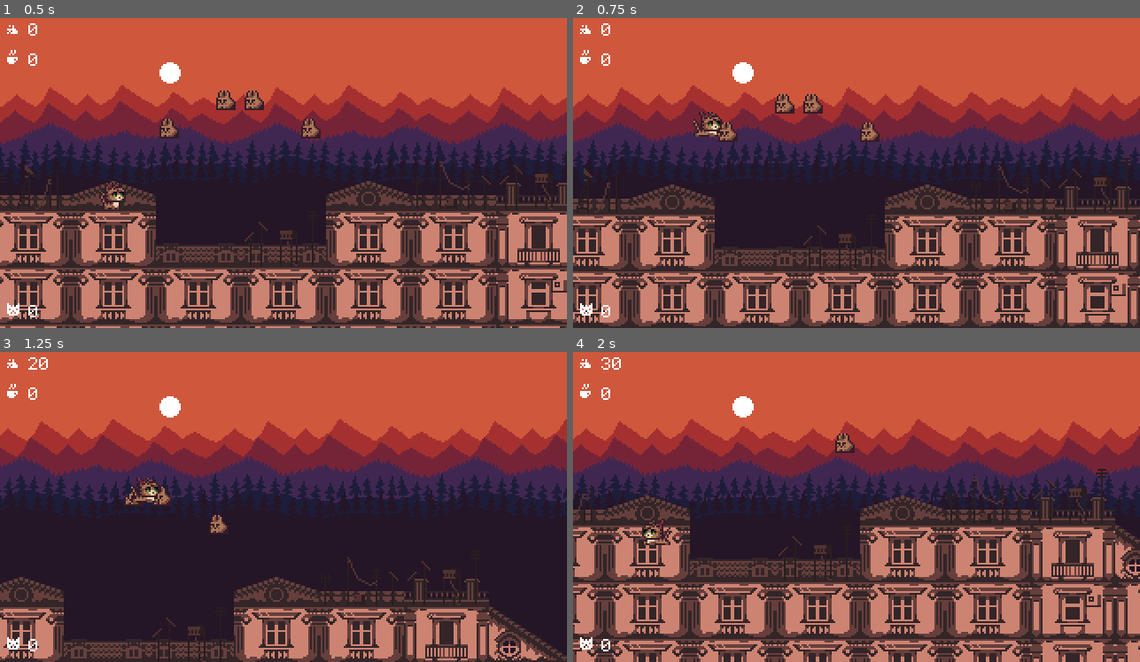
Above: before the commit, frames 1-4 (two rows, left to right).
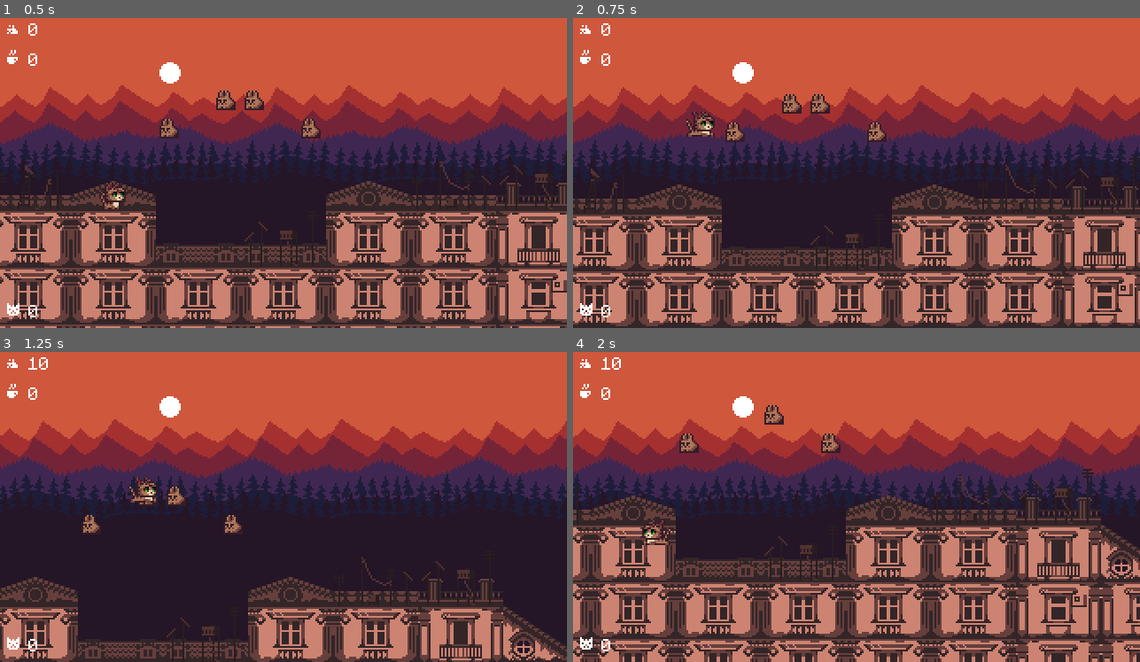
Above: after the commit, the same moments.

Repository: darkgraycat/marcy-runner-gd
Game: Godot game, scene res://scenes/main/main.tscn
Two runs of this game, one before a commit and one after it. Both use one fixed random seed, a clock stepped at 60 frames per second and the inputs below.
Inputs:
- Up to frame 1 (0.5 s): no input
- Up to frame 2 (0.75 s): hold W (move_right) from 0.53 s (still down); hold Space (jump) from 0.53 s (still down)
- Up to frame 3 (1.25 s): keep holding W (move_right); keep holding Space (jump)
- Up to frame 4 (2 s): release W (move_right) at 1.28 s; release Space (jump) at 1.28 s; hold Q (move_left) from 1.28 s (still down); tap Space (jump) at 1.35, 1.52, 1.82 s

Frame 1 is identical in both runs. In frame 2, 21% of the frame differs, in the area x 0-100%, y 21-100%; in frame 3, 16%; in frame 4, 33%, in the area x 0-100%, y 1-100%.

Commit message:
: create reusable movement component

Diff:
--- a/project.godot
+++ b/project.godot
@@ -64,6 +64,7 @@
 "res://assets/": "pink",
 "res://resources/": "teal",
 "res://scenes/": "orange",
+"res://scenes/components/": "gray",
 "res://scenes/entities/": "red",
 "res://scripts/": "blue",
 "res://shaders/": "purple"
--- a/scenes/components/movement/movement.gd
+++ b/scenes/components/movement/movement.gd
@@ -3,12 +3,24 @@
 @export var direction: Vector2 = Vector2.ZERO
 @export var target_speed: float = 50
 @export var acceleration: float = 0.5
+@export var apply_gravity: bool = false
 
-@onready var actor: CharacterBody2D = get_parent()
+@onready var parent: CharacterBody2D = get_parent()
 
 func _physics_process(delta: float) -> void:
-	actor.velocity = actor.velocity.lerp(
-		direction * target_speed,
+	parent.velocity.x = lerp(
+		parent.velocity.x,
+		direction.x * target_speed,
 		acceleration * delta
 	)
-	actor.move_and_slide()
+
+	if !apply_gravity:
+		parent.velocity.y = lerp(
+			parent.velocity.y,
+			direction.y * target_speed,
+			acceleration * delta
+		)
+	elif !parent.is_on_floor():
+		parent.velocity.y += Global.GRAVITY * delta
+
+	parent.move_and_slide()
--- a/scenes/entities/enemy/enemy.drone.tscn
+++ b/scenes/entities/enemy/enemy.drone.tscn
@@ -78,11 +78,11 @@
 hurbox_area_2d = NodePath("Area2D")
 effect = ExtResource("2_xouic")
 
-[node name="Movement" type="Node" parent="."]
+[node name="Movement2" type="Node" parent="."]
 script = ExtResource("3_y7108")
 direction = Vector2(-1, 0)
 acceleration = 0.3
-metadata/_custom_type_script = "uid://u61t4c5hvvtx"
+metadata/_custom_type_script = "uid://dog1hf54j6bcp"
 
 [node name="Sprite2D" type="Sprite2D" parent="."]
 position = Vector2(0, -4)
--- a/scenes/entities/player/player.gd
+++ b/scenes/entities/player/player.gd
@@ -1,10 +1,13 @@
 class_name Player extends CharacterBody2D
 
+## deprecated
 @export var move_velocity: float = Global.MOVE_VELOCITY
+## TODO: maybe we could use jumping component
 @export var jump_velocity: float = Global.JUMP_VELOCITY
 
 @onready var effect_reciever: EffectReciever = %EffectReciever
 @onready var animated_sprite_2d: AnimatedSprite2D = %AnimatedSprite2D
+@onready var movement: Movement = %Movement
 
 var input_move: float = 0.0
 var input_jump: bool = false
@@ -12,12 +15,14 @@
 var current_state: String = "idle"
 
 func _ready() -> void:
+	movement.target_speed = Global.MOVE_VELOCITY
+	movement.acceleration = Global.ACCELERATION
 	effect_reciever.effect_applied.connect(apply_effects)
 	effect_reciever.effect_destroyed.connect(apply_effects)
 
 
-func _physics_process(delta: float) -> void:
-	velocity.x = move_velocity * input_move
+func _physics_process(_delta: float) -> void:
+	movement.direction.x = input_move
 
 	if input_jump and !jump_in_progress:
 		jump_in_progress = true
@@ -29,9 +34,6 @@
 		if velocity.y < 0:
 			velocity.y /= 2
 
-	if !is_on_floor():
-		velocity.y += Global.GRAVITY * delta
-
 	if input_move:
 		animated_sprite_2d.flip_h = input_move < 0
 
@@ -40,13 +42,11 @@
 		current_state = next_state
 		animated_sprite_2d.play(next_state)
 
-	move_and_slide()
-
 
 func get_current_state() -> String:
 	return (
 		"jump" if not is_on_floor() else
-		"walk" if velocity.x else "idle"
+		"walk" if abs(velocity.x) > Global.ACCELERATION else "idle"
 	)
 
 
@@ -57,7 +57,7 @@
 func apply_effects(effect: EffectResource) -> void:
 	match effect.type:
 		EffectResource.EffectType.Speed:
-			move_velocity = Global.MOVE_VELOCITY + \
+			movement.target_speed = Global.MOVE_VELOCITY + \
 			effect_reciever.get_effects_sum(EffectResource.EffectType.Speed)
 		EffectResource.EffectType.Lifes:
 			if effect.value < 0:
--- a/scenes/entities/player/player.tscn
+++ b/scenes/entities/player/player.tscn
@@ -1,8 +1,9 @@
-[gd_scene load_steps=16 format=3 uid="uid://7i1o65gxgnqa"]
+[gd_scene load_steps=17 format=3 uid="uid://7i1o65gxgnqa"]
 
 [ext_resource type="Script" uid="uid://bume0mbttyflh" path="res://scenes/entities/player/player.gd" id="1_0v5uu"]
 [ext_resource type="Texture2D" uid="uid://syrf6g8dkf6e" path="res://assets/sprites/player.png" id="1_ag6t7"]
 [ext_resource type="Script" uid="uid://doww1kif70wp5" path="res://scenes/components/effect/effect_reciever.gd" id="2_h8dl3"]
+[ext_resource type="Script" uid="uid://dog1hf54j6bcp" path="res://scenes/components/movement/movement.gd" id="4_nh4ur"]
 
 [sub_resource type="AtlasTexture" id="AtlasTexture_kretj"]
 atlas = ExtResource("1_ag6t7")
@@ -126,3 +127,10 @@
 [node name="EffectReciever" type="Node" parent="."]
 unique_name_in_owner = true
 script = ExtResource("2_h8dl3")
+
+[node name="Movement" type="Node" parent="."]
+unique_name_in_owner = true
+script = ExtResource("4_nh4ur")
+target_speed = 100.0
+acceleration = 10.0
+apply_gravity = true
--- a/scripts/global.gd
+++ b/scripts/global.gd
@@ -9,6 +9,7 @@
 
 var MOVE_VELOCITY: float = 100.0
 var JUMP_VELOCITY: float = 250.0
+var ACCELERATION: float = 10.0
 
 var GROUP_NAME_PLAYER: StringName = "Player"
 var GROUP_NAME_ITEMS: StringName = "Items"
Not shown, changed: scenes/components/movement/movement.gd.uid
Not shown: 1 places in scenes/entities/enemy/enemy.drone.tscn that only renumber resources
